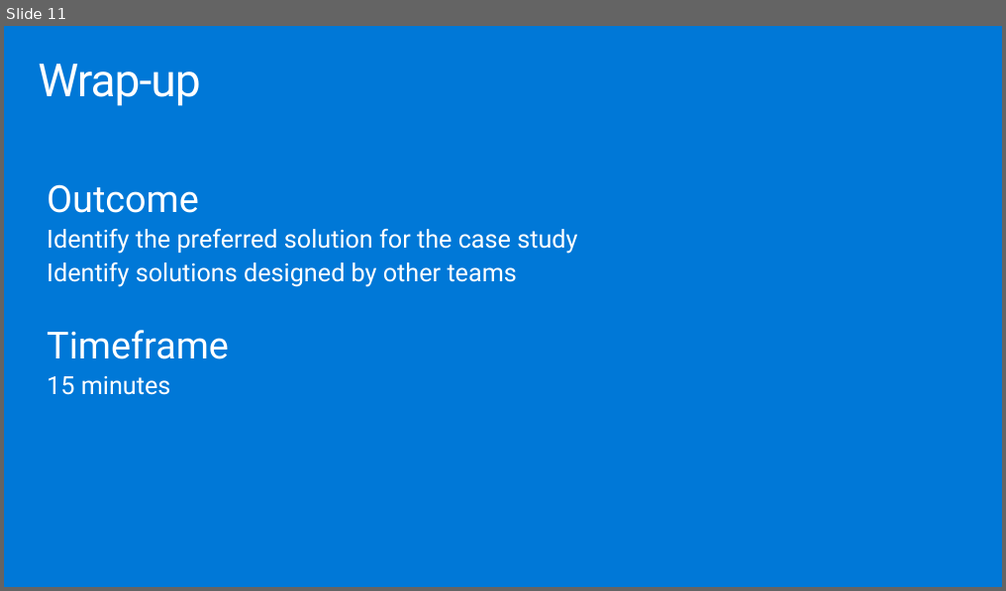
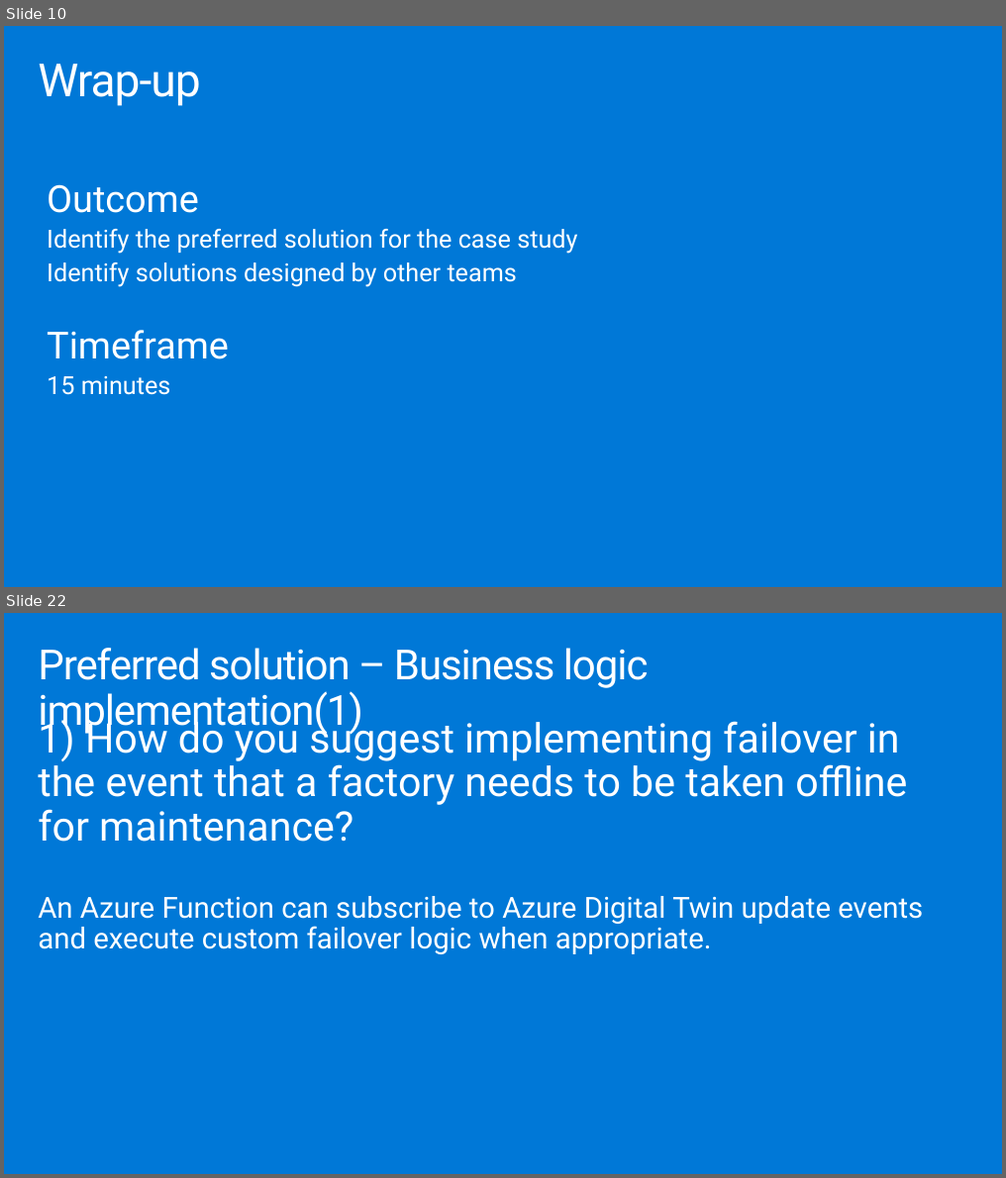
Before and after one commit to solliancenet/microsoft-leveraging-azure-digital-twins-supply-chain, a slide deck: Whiteboard design session/WDS trainer presentation - Leveraging Azure Digital Twins in a supply chain.pptx. Shown one above the other, each under a label of ours: slide 11 before the commit, slides 10 and 22 after it; the slides between them are not shown. The pictures are 1006x591 and 1006x1178 pixels, drawn with LibreOffice and Linux fonts; fonts in the diff are those of the drawing. Boxes give left, top, right and bottom in pixels: in the first picture for what was removed or moved away, otherwise in the second. Text is boxed around its words. In the diff, an @@ line names an element or a change of style, - is before the commit and + after.

```diff
--- a/Whiteboard design session/WDS trainer presentation - Leveraging Azure Digital Twins in a supply chain.pptx
+++ b/Whiteboard design session/WDS trainer presentation - Leveraging Azure Digital Twins in a supply chain.pptx
@@ slide 22 added at [4,613,1002,1174], background #0078D7 @@
@@ title added at [38,648,648,735], 40 pt, text #FFFFFF @@
+Preferred solution – Business logic implementation(1)
@@ text added at [38,715,923,955], 28 pt, text #FFFFFF @@
+1) How do you suggest implementing failover in the event that a factory needs to be taken offline for maintenance?
+An Azure Function can subscribe to Azure Digital Twin update events and execute custom failover logic when appropriate.
@@ what was slide 11 is now slide 10 @@
```
Also in this commit, not shown: 1 slide changed, 19 other slides added, 17 slides removed, 1 other file.
